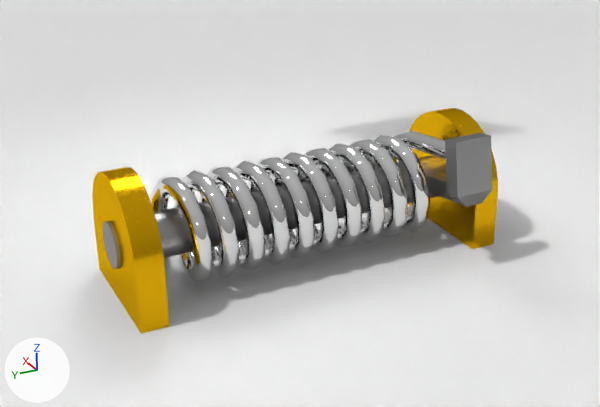
One commit to the Blender file TorsionSpring.blend: the scene before it, then after it.
Both versions are drawn from the file's camera 'Camera'. Every picture has the same lights, and +X, +Y and +Z are marked at lower left.

The first picture shows 'Bearing.000', 'Bearing.001', 'Cube', 'Paddle', 'Spring', 'Spring.001', 'axle'.
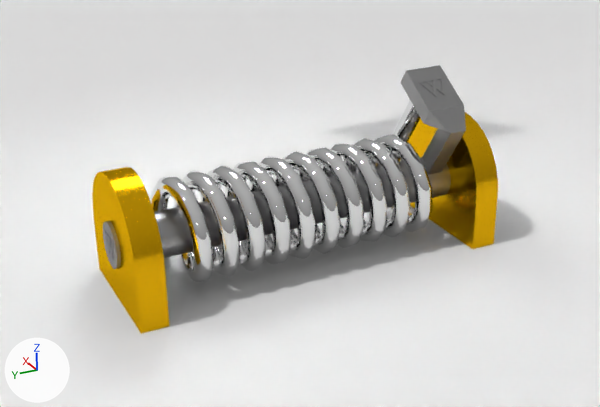
Location of each change, (x1, y1, x2, y2) in pixels of the pictures (600 x 407 px):
```json
{"object": "Spring", "change": "modifiers changed", "before": [150, 131, 430, 282], "after": [150, 134, 433, 282]}
{"object": "Paddle", "change": "moved, turned", "before": [428, 133, 492, 207], "after": [400, 65, 466, 175]}
{"object": "Spring.001", "change": "turned", "before": [404, 131, 446, 159], "after": [394, 100, 420, 142]}
```

The change, as JSON lines over the scene's bpy script:
```json
{"op": "set", "path": "ob_paddle.rotation_euler", "old": "(0.000204, 0.155, 0.0)", "new": "(0.000204, 1.0, 0.0)", "note": "degrees (0, 8.9, 0) -> degrees (0, 57, 0)"}
{"op": "set", "path": "ob_spring_001.rotation_euler", "old": "(1.571, 0.155, 0.0)", "new": "(1.571, 1.0, 0.0)", "note": "degrees (90, 8.9, 0) -> degrees (90, 57, 0)"}
{"block": "ob_spring", "where": "_m = ob_spring.modifiers.new('Screw', 'SCREW')"}
{"op": "set", "path": "_m.angle", "old": "64.25", "new": "63.4"}
```
